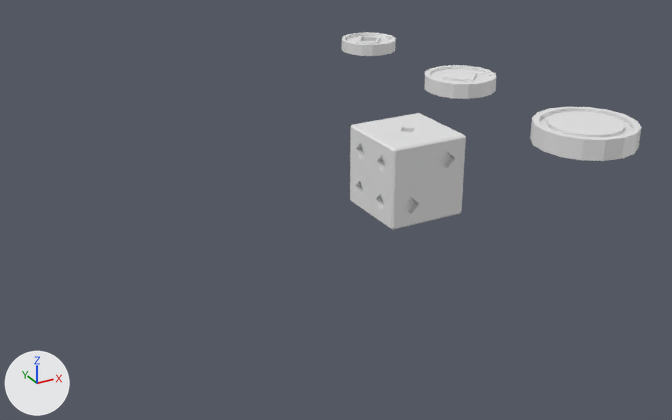
Renders of the Blender file dev/props.blend from each side of a commit.
One viewpoint serves both versions: a 50 mm lens placed at (-4.09, -6.2, 2.87), pointed at (-0.09, 1.07, -0.77). The axes (+X, +Y, +Z) are drawn at lower left. The lights are the same throughout. The first picture is the older version.

Script lines for the objects in view, before the commit:
```python
me_cube_001 = bpy.data.meshes.new('Cube.001')
me_cube_001.from_pydata(...)  # 297 vertices, 257 faces; spans x -0.354..0.354, y -0.354..0.354, z -0.354..0.354
me_cube_001.materials.append(mat_material)  # its picture is missing
me_cylinder = bpy.data.meshes.new('Cylinder')
me_cylinder.from_pydata(...)  # 140 vertices, 152 faces; spans x -0.35..0.35, y -0.35..0.35, z -0.07..0.07
me_cylinder.materials.append(mat_material)  # its picture is missing
me_cylinder_002 = bpy.data.meshes.new('Cylinder.002')
me_cylinder_002.from_pydata(...)  # 176 vertices, 162 faces; spans x -0.5..0.5, y -0.5..0.5, z -0.1..0.1
me_cylinder_002.materials.append(mat_material)  # its picture is missing
ob_coin_a = bpy.data.objects.new('coin_a', me_cylinder)
ob_coin_a.location = (2.0, 4.0, 0.0)
ob_coin_c = bpy.data.objects.new('coin_c', me_cylinder_002)
ob_coin_c.location = (2.0, 0.0, 0.0)
ob_dice_a = bpy.data.objects.new('dice_a', me_cube_001)
ob_dice_a.location = (0.0, 0.0, 0.0)
# also in view: 'coin_b' at (2.0, 2.0, 0.0)
```
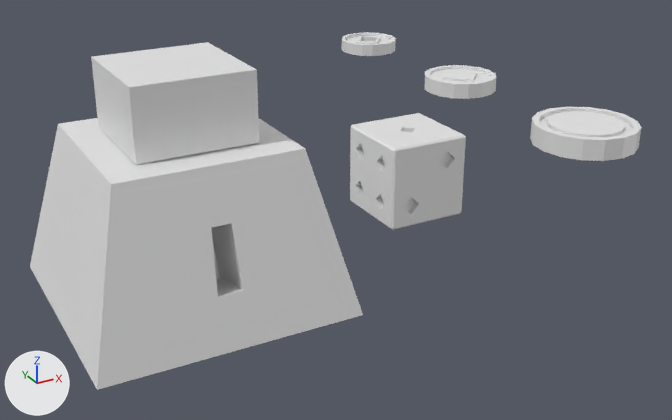
The newer file is also turned or shifted as a whole; pictures and numbers use the older file's frame.

Edits to the bpy script that builds the scene:
```text
Add me_cube:
    me_cube.from_pydata(...)  # 24 vertices, 20 faces; spans x -1.0..1.0, y -1.0..1.0, z -0.63..1.18
    me_cube.materials.append(mat_material)  # its picture is missing
Add ob_weight_a:
    ob_weight_a = bpy.data.objects.new('weight_a', me_cube)
    ob_weight_a.location = (-2.0, 0.0, 0.0)
```

Location of each change, (x1, y1, x2, y2) in pixels of the pictures (672 x 420 px):
'weight_a', added
    after: (30, 42, 363, 390)
